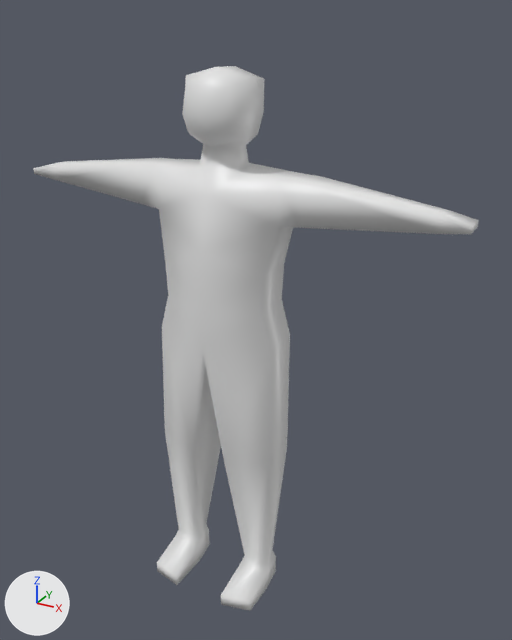
The FBX model Assets/3D Models/luu_kevin_project3b.fbx: old version first, new version second.
Before and after are seen from a 50 mm lens placed at (4.37, -7.01, 7.55), pointed at (0.27, 0.45, 3.82). Every picture has the same lights, and +X, +Y and +Z are marked at lower left. Where no turn or scale is listed for an object, it has been applied to the vertices. Vertices at the same position are counted once.

The scene before the commit, as lines of its bpy script (objects in view):
```python
mat_material = principled_material('Material')
mat_material.base_color = (0.8, 0.8, 0.8)  # white #e7e7e7
mat_material.roughness = 0.4
me_cube_001 = bpy.data.meshes.new('Cube.001')
me_cube_001.from_pydata(...)  # 135 vertices, 130 faces; spans x -2.96..2.96, y -0.73..0.65, z 0.01..6.97
me_cube_001.materials.append(mat_material)  # white #e7e7e7
ob_cube = bpy.data.objects.new('Cube', me_cube_001)
ob_cube.location = (0.0, 0.0, 0.0)
```
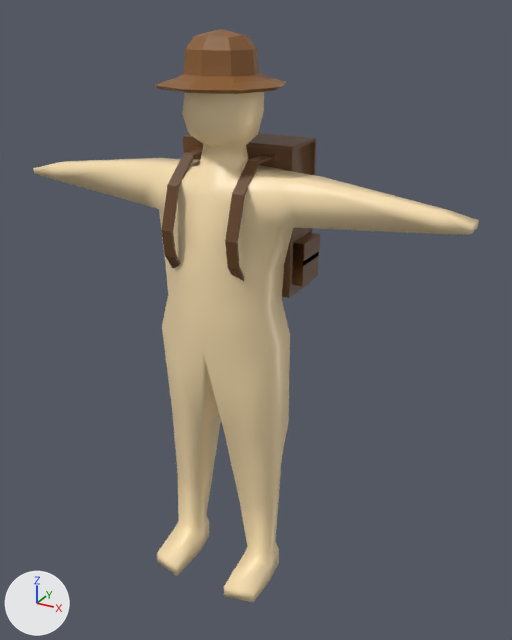
The newer file is also turned or shifted as a whole; pictures and numbers use the older file's frame.

Location of each change, [x1, y1, x2, y2] in pixels of the pictures (512 x 640 px; the box of a moved part takes in the faces that stretch with it):
'Cube', recoloured, reshaped (white to beige, 6% shorter): before [33, 66, 479, 611]; after [33, 92, 479, 602]
'Cube.001', added (brown): after [161, 133, 320, 298]
'Cube.002', added (brown): after [154, 29, 286, 94]
part 1 of me_cube_001, moved or reshaped: before [157, 327, 290, 611]; after [157, 327, 290, 602]

What changed in the scene script:
```text
Change mat_material:
    mat_material.base_color: (0.8, 0.8, 0.8) -> (1.0, 0.784, 0.456)  # white #e7e7e7 -> beige #ffe5b4
Add mat_material_001:
    mat_material_001 = principled_material('Material.001')
    mat_material_001.base_color = (0.13, 0.0561, 0.0152)  # brown #654321
Add mat_material_002:
    mat_material_002 = principled_material('Material.002')
    mat_material_002.base_color = (0.259, 0.108, 0.0268)  # brown #8b5c2e
Change me_cube_001:
    used by ob_cube; location = (0.0, 0.0, 0.0)
    remove me_cube_001.from_pydata(...)  # 135 vertices, 130 faces; spans x -2.96..2.96, y -0.73..0.65, z 0.01..6.97
    add me_cube_001.from_pydata(...)  # 143 vertices, 138 faces; spans x -2.96..2.96, y -0.69..0.65, z 0.13..6.97
    me_cube_001 part 1
    28 vertices are removed from x -0.79..0.79, y -0.73..0.21, z 0.01..0.41
    32 faces are deleted
    12 vertices move from x -0.83..0.83, y -0.38..0.48, z 0.41..2.14 to x -0.78..0.78, y -0.26..0.61, z 1.32..2.44
    36 vertices are added at x -0.81..0.81, y -0.69..0.47, z 0.13..2.19
    40 new faces join them
Add me_cube_001_1:
    me_cube_001_1.from_pydata(...)  # 178 vertices, 162 faces; spans x -0.91..0.91, y -1.19..0.42, z -0.91..0.96
    me_cube_001_1.materials.append(mat_material_001)  # brown #654321
Add me_cube_002:
    me_cube_002.from_pydata(...)  # 58 vertices, 56 faces; spans x -0.75..0.75, y -0.75..0.75, z -0.48..0.15
    me_cube_002.materials.append(mat_material_002)  # brown #8b5c2e
Add ob_cube_001:
    ob_cube_001 = bpy.data.objects.new('Cube.001', me_cube_001_1)
    ob_cube_001.location = (-0.02, 0.78, 5.13)
Add ob_cube_002:
    ob_cube_002 = bpy.data.objects.new('Cube.002', me_cube_002)
    ob_cube_002.location = (-0.01, 0.16, 7.2)
```
